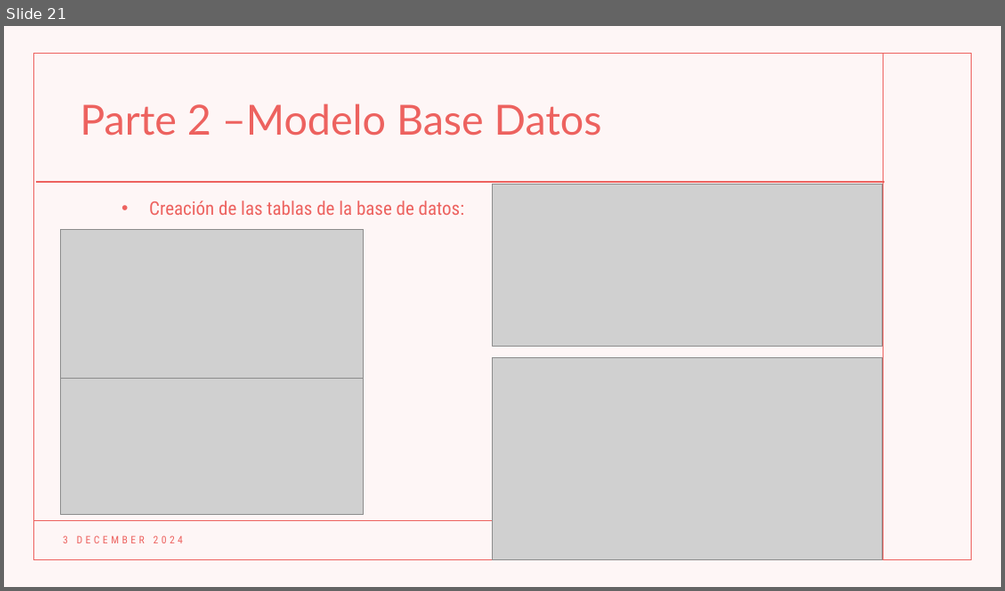
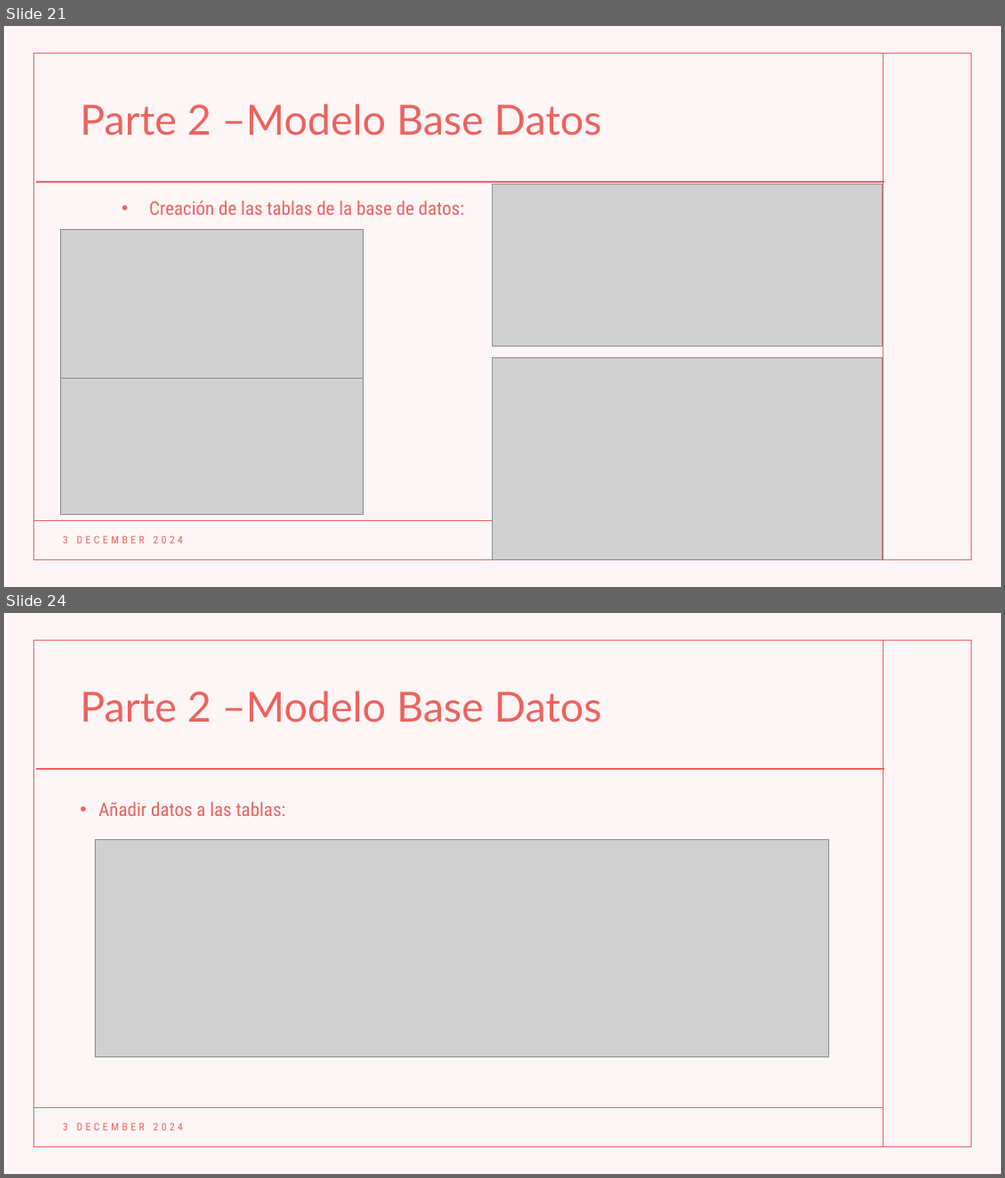
Before and after one commit to Rommel-DS/Team-Challenge---Sherlock-SQL, a slide deck: TEAM CHALLENGE.pptx. Shown one above the other, each under a label of ours: slide 21 before the commit, slides 21 and 24 after it; the slides between them are not shown. The pictures are 1005x591 and 1005x1178 pixels, drawn with LibreOffice and Linux fonts; fonts in the diff are those of the drawing; grey boxes stand for pictures. Boxes give left, top, right and bottom in pixels: in the first picture for what was removed or moved away, otherwise in the second. Text is boxed around its words. In the diff, an @@ line names an element or a change of style, - is before the commit and + after.

```diff
--- a/TEAM CHALLENGE.pptx
+++ b/TEAM CHALLENGE.pptx
@@ slide 24 added at box(4, 613, 1001, 1174), background #FFFFFF; not listed: 5 template elements that a slide beside it also shows @@
@@ title added at box(80, 690, 602, 722), 40 pt, text #ED625F @@
+Parte 2 –Modelo Base Datos
@@ text added at box(98, 802, 286, 816), 18 pt, text #ED625F @@
+• Añadir datos a las tablas:
@@ picture added at box(96, 840, 829, 1057) @@
@@ text added at box(63, 1122, 183, 1130), 10 pt, text #ED625F @@
+3 DECEMBER 2024
```
Also in this commit, not shown: 1 slide changed, 3 other slides added.
